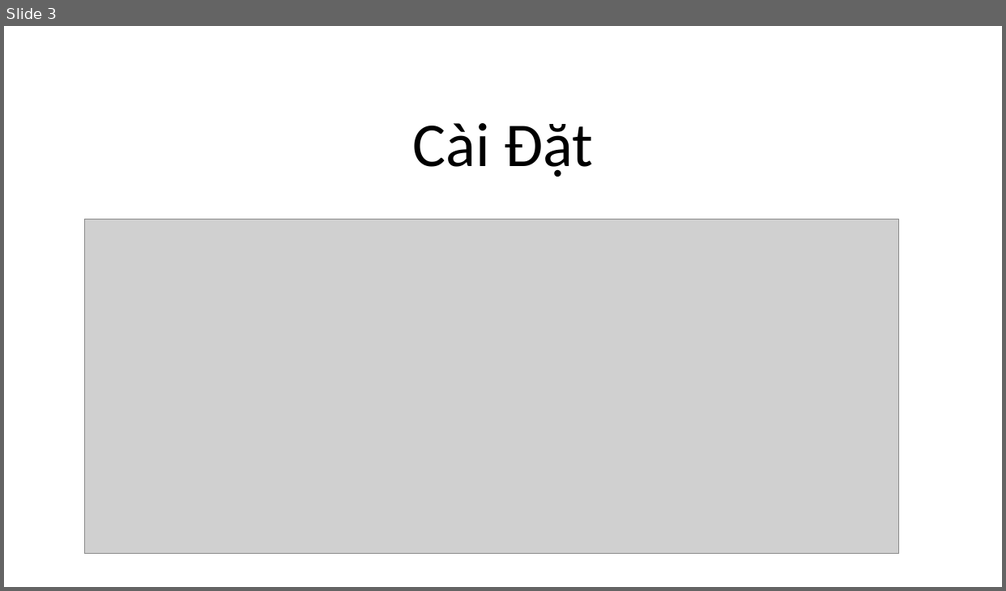
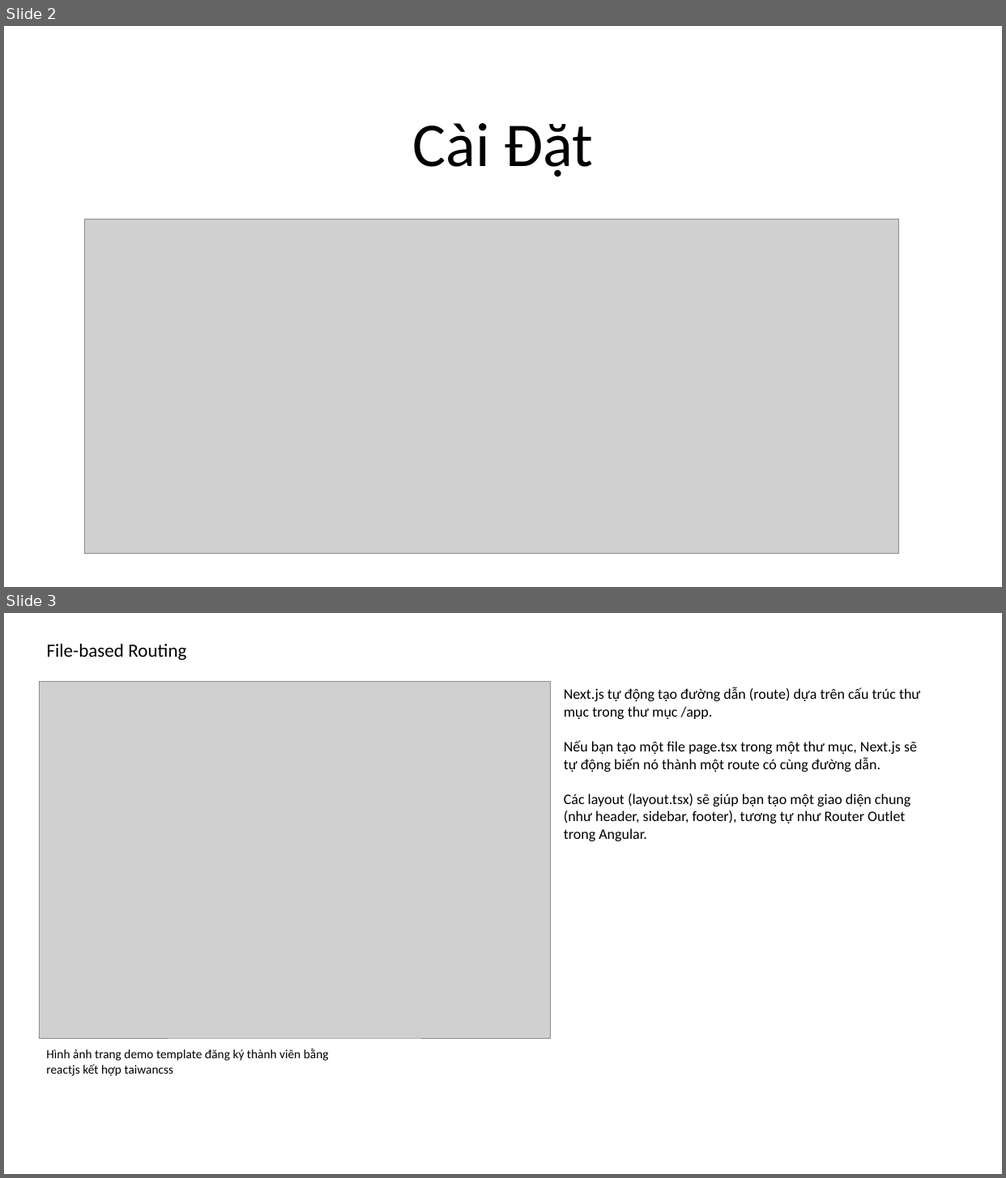
Before and after one commit to petertranhoanglinh/myoffice_demo, a slide deck: dos/React.pptx. Shown one above the other, each under a label of ours: slide 3 before the commit, slides 2 and 3 after it. The pictures are 1006x591 and 1006x1178 pixels, drawn with LibreOffice and Linux fonts; fonts in the diff are those of the drawing; grey boxes stand for pictures. Boxes give left, top, right and bottom in pixels: in the first picture for what was removed or moved away, otherwise in the second. Text is boxed around its words. In the diff, an @@ line names an element or a change of style, - is before the commit and + after.

```diff
--- a/dos/React.pptx
+++ b/dos/React.pptx
@@ slide 3 added at (4, 613, 1002, 1174), background #FFFFFF @@
@@ title added at (47, 644, 186, 660), 18 pt, text #000000 @@
+File-based Routing
@@ picture added at (39, 681, 551, 1038) @@
@@ text added at (564, 688, 920, 841), 14 pt, text #000000 @@
+Next.js tự động tạo đường dẫn (route) dựa trên cấu trúc thư mục trong thư mục /app.
+Nếu bạn tạo một file page.tsx trong một thư mục, Next.js sẽ tự động biến nó thành một route có cùng đường dẫn.
+Các layout (layout.tsx) sẽ giúp bạn tạo một giao diện chung (như header, sidebar, footer), tương tự như Router Outlet trong Angular.
@@ text added at (46, 1048, 329, 1076), 12 pt, text #000000 @@
+Hình ảnh trang demo template đăng ký thành viên bằng reactjs kết hợp taiwancss
@@ what was slide 3 is now slide 2 @@
```
Also in this commit, not shown: 1 slide changed, 7 other slides added, 14 slides removed, 5 other files.
